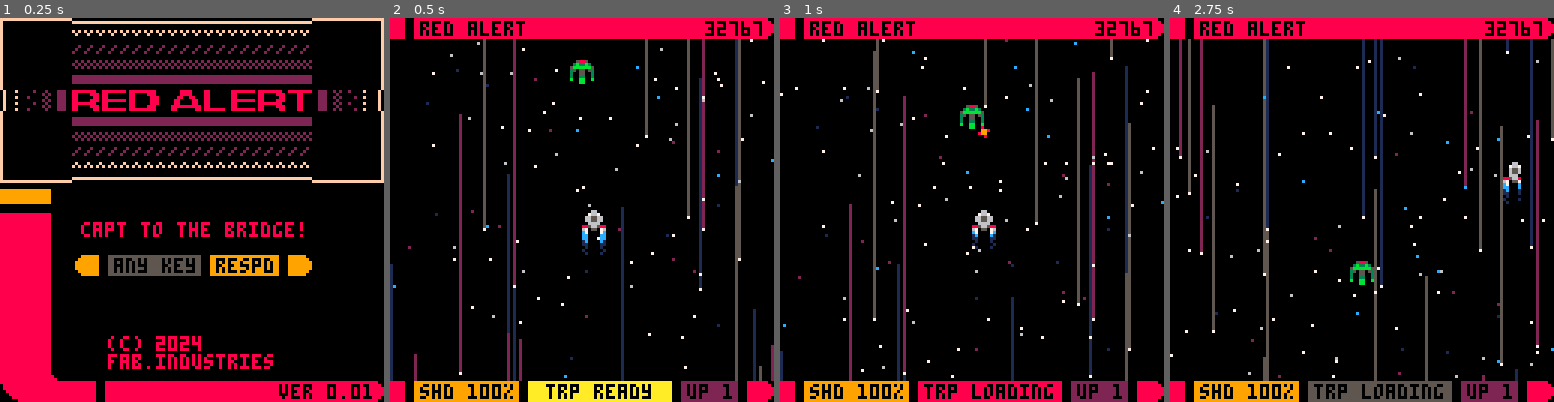
Above: before the commit, frames 1-4 (left to right).
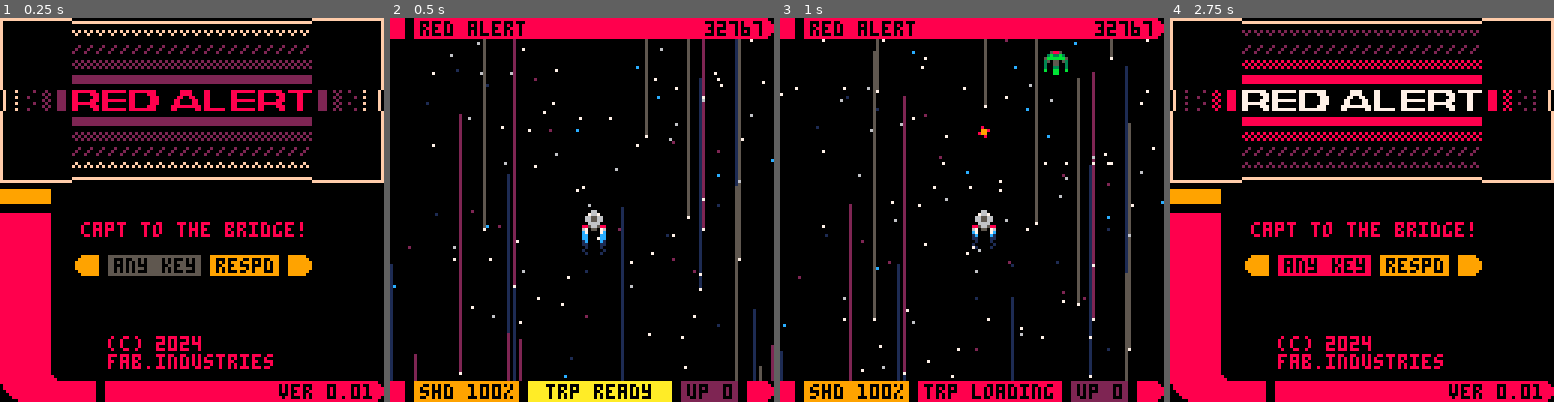
Above: after the commit, the same moments.

Repository: fab-industries/red-alert
Game: PICO-8 cartridge redalert.p8
Two runs of this game, one before a commit and one after it. Both use one fixed random seed, a clock stepped at 60 frames per second and the inputs below.
Inputs:
- Up to frame 1 (0.25 s): no input
- Up to frame 2 (0.5 s): tap X (X key) at 0.33 s
- Up to frame 3 (1 s): tap O (Z key) at 0.7 s
- Up to frame 4 (2.75 s): tap X (X key) at 1.07, 1.85 s; hold Right 1.6-2.1 s; tap O (Z key) at 1.7, 2.1, 2.5 s; hold Up 2.15-2.42 s; hold Right from 2.47 s (still down)

Frame 1 is identical in both runs. In frame 2, 0.3% of the frame differs, in the area x 46-90%, y 10-99%; in frame 3, 0.5%; in frame 4, 35%, in the area x 0-100%, y 0-100%.

Commit message:
Added collision detection: torpedoes x enemies
Improved enemy spawning
Enemies despawn when hit now

Diff:
--- a/redalert.p8
+++ b/redalert.p8
@@ -86,12 +86,7 @@
   add(stars,newstar)
  end
 
- local myen={}
- myen.x=60
- myen.y=10
- myen.spr=16
-
- add(enemies,myen)
+ spwn_en()
 
 end
 
@@ -158,6 +153,18 @@
   myen.y+=1
   if myen.y>128 then
    del(enemies,myen)
+  end
+ end
+
+ --collision torpedo x enemies
+ for myen in all(enemies) do
+  for mytorp in all(torps) do
+   if col(myen,mytorp) then
+    del(enemies,myen)
+    del(torps,mytorp)
+    sfx(3)
+    spwn_en()
+   end
   end
  end
 
@@ -328,13 +335,21 @@
 end
 
 function col(a,b)
-
  if a.y>b.y+7 then return false end
  if b.y>a.y+7 then return false end
  if a.x>b.x+7 then return false end
  if b.x>a.x+7 then return false end
 
  return true
+end
+
+function spwn_en()
+ local myen={}
+ myen.x=rnd(120)
+ myen.y=-8
+ myen.spr=16
+
+ add(enemies,myen)
 end
 
 function draw_ui()
@@ -363,7 +378,7 @@
 	  rectfill(46,121,93,127,tcol[t\15%2+1])
 	  print("trp loading",48,122,0)
 	 end
-	 print("up 1",99,122,0)
+	 print("up 0",99,122,0)
 
  elseif mode=="start" then
 
Not shown, changed: the sound effects (__sfx__) section of redalert.p8
